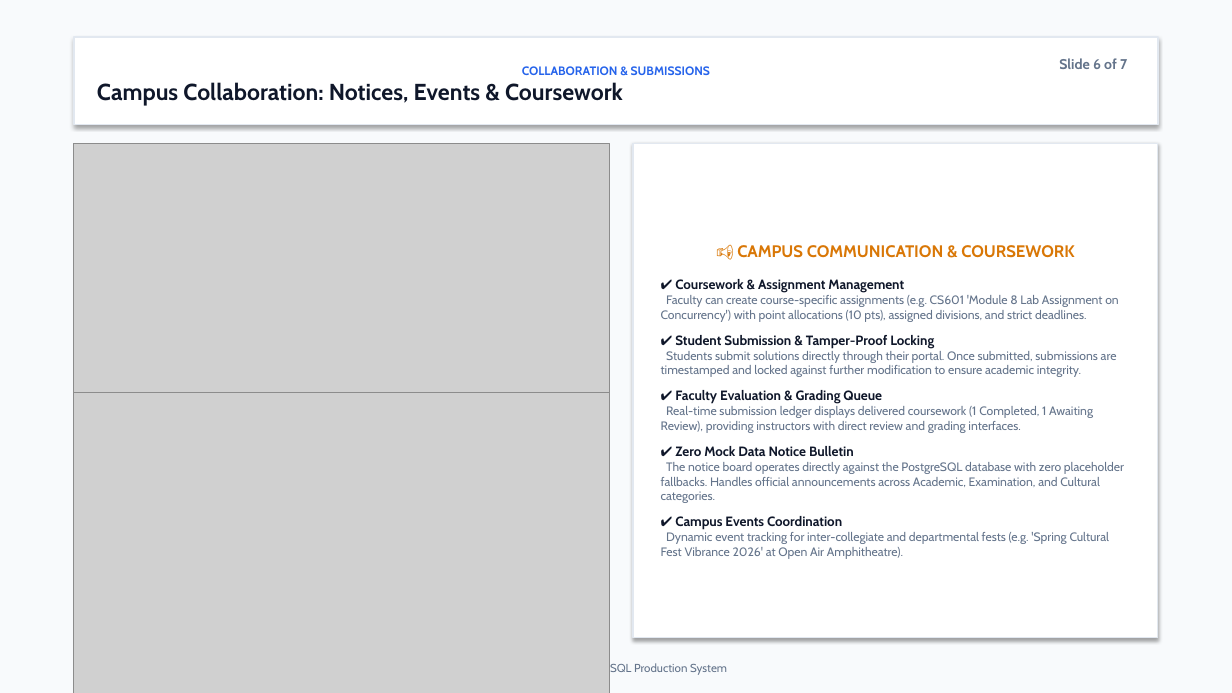
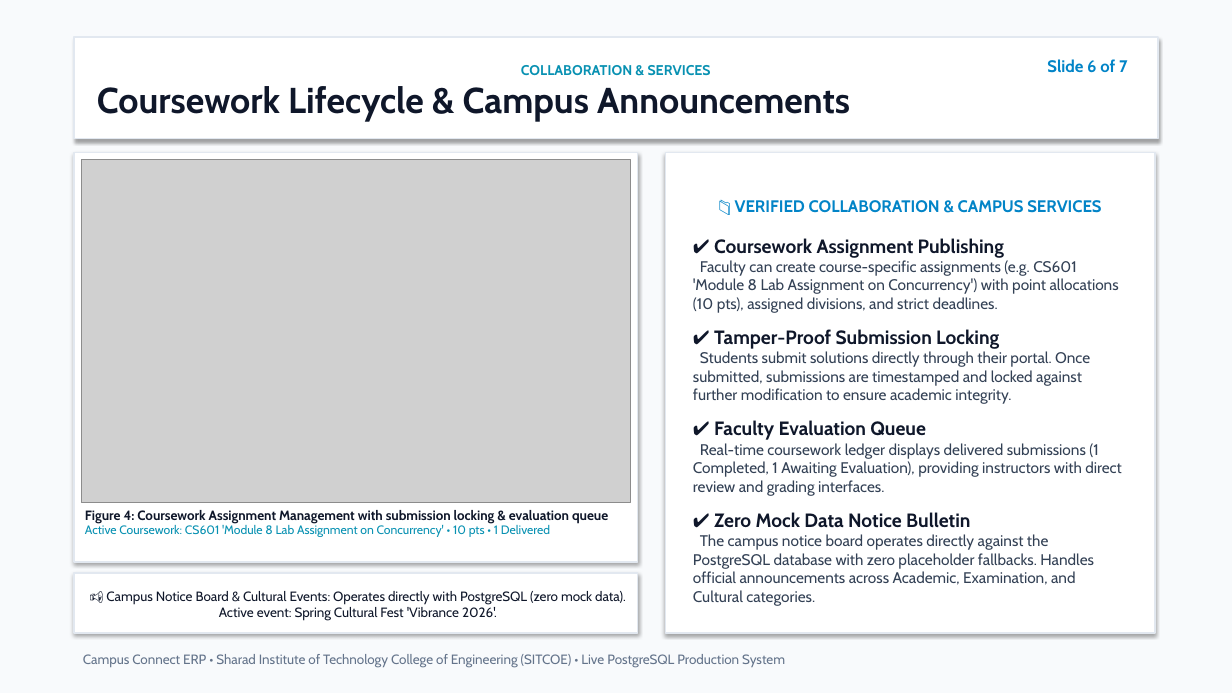
Before and after one commit to ayanmulani4867-cyber/Campus-mini2, a slide deck: slide 6 of docs/Campus_Connect_ERP_Presentation.pptx. Drawn at 1232x693 pixels with LibreOffice and Linux fonts; fonts in the diff are those of the drawing; grey boxes stand for pictures. Boxes give left, top, right and bottom in pixels: in the first picture for what was removed or moved away, otherwise in the second. Text is boxed around its words. In the diff, an @@ line names an element or a change of style, - is before the commit and + after.

Commit message:
docs: polish Campus Connect ERP presentation

```diff
--- a/docs/Campus_Connect_ERP_Presentation.pptx
+++ b/docs/Campus_Connect_ERP_Presentation.pptx
@@ rectangle "COLLABORATION & SERVICES": place and size @@
-rectangle "COLLABORATION & SERVICES" at [74, 37, 1158, 125]
+rectangle "COLLABORATION & SERVICES" at [74, 37, 1158, 139]
@@ text "Slide 6 of 7" at [1047, 59, 1128, 73]: size 11 to 13 pt, text colour #64748B to #0284C7 @@
@@ text in rectangle at [97, 65, 850, 122]: text changed; size 18 to 28 pt @@
-COLLABORATION & SUBMISSIONS
-Campus Collaboration: Notices, Events & Coursework
+COLLABORATION & SERVICES
+Coursework Lifecycle & Campus Announcements
@@ rectangle added at [74, 152, 638, 562], fill #FFFFFF, outline #E2E8F0 1 pt @@
@@ picture: place and size @@
-picture at [74, 143, 610, 478]
+picture at [81, 160, 630, 503]
@@ rectangle "📁 VERIFIED COLLABORATION & CAMPUS ...": place and size @@
-rectangle "📁 VERIFIED COLLABORATION & CAMPUS ..." at [633, 143, 1158, 638]
+rectangle "📁 VERIFIED COLLABORATION & CAMPUS ..." at [665, 152, 1155, 633]
@@ text in rectangle at [714, 200, 1101, 258]: text changed; size 10.5 to 13 pt; text colour #0F172A to #0284C7 @@
-📢 CAMPUS COMMUNICATION & COURSEWORK
-✔ Coursework & Assignment Management
+📁 VERIFIED COLLABORATION & CAMPUS SERVICES
+✔ Coursework Assignment Publishing
@@ text in rectangle at [693, 260, 1119, 528]: size 9.5 to 12 pt, text colour #64748B to #334155 in "Faculty can create course-specific assignments (e.g. CS601 ...", "Students submit solutions directly through their portal. ..."; size 10.5 to 15 pt in "✔ Zero Mock Data Notice Bulletin"; more space between paragraphs @@
@@ text in rectangle at [714, 329, 999, 349]: text changed; size 10.5 to 15 pt @@
-✔ Student Submission & Tamper-Proof Locking
+✔ Tamper-Proof Submission Locking
@@ picture removed at [74, 393, 610, 693] @@
@@ text in rectangle at [693, 420, 1122, 496]: text changed; size 9.5 to 12 pt; text colour #64748B to #334155 @@
-✔ Faculty Evaluation & Grading Queue
-Real-time submission ledger displays delivered coursework (1 Completed, 1 Awaiting Review), providing instructors with direct review and grading interfaces.
+✔ Faculty Evaluation Queue
+Real-time coursework ledger displays delivered submissions (1 Completed, 1 Awaiting Evaluation), providing instructors with direct review and grading interfaces.
@@ text added at [85, 510, 608, 537], 10.5 pt, text #0F172A, bold @@
+Figure 4: Coursework Assignment Management with submission locking & evaluation queue
+Active Coursework: CS601 'Module 8 Lab Assignment on Concurrency' • 10 pts • 1 Delivered
@@ text in rectangle at [693, 534, 1094, 606]: text changed; size 9.5 to 12 pt; text colour #64748B to #334155 @@
-The notice board operates directly against the PostgreSQL database with zero placeholder fallbacks. Handles official announcements across Academic, Examination, and Cultural categories.
-✔ Campus Events Coordination
-Dynamic event tracking for inter-collegiate and departmental fests (e.g. 'Spring Cultural Fest Vibrance 2026' at Open Air Amphitheatre).
+The campus notice board operates directly against the PostgreSQL database with zero placeholder fallbacks. Handles official announcements across Academic, Examination, and Cultural categories.
@@ rectangle added at [74, 573, 638, 633], fill #FFFFFF, outline #E2E8F0 1 pt, 10.5 pt, text #0F172A @@
+📢 Campus Notice Board & Cultural Events: Operates directly with PostgreSQL (zero mock data). Active event: Spring Cultural Fest 'Vibrance 2026'.
@@ text at [83, 654, 785, 668]: text changed; size 9 to 10.5 pt @@
-Campus Connect ERP • Sharad Institute of Technology College of Engineering, Yadrav (SITCOE) • Live PostgreSQL Production System
+Campus Connect ERP • Sharad Institute of Technology College of Engineering (SITCOE) • Live PostgreSQL Production System
```
Also in this commit, not shown: 6 other slides changed, 1 other file.
